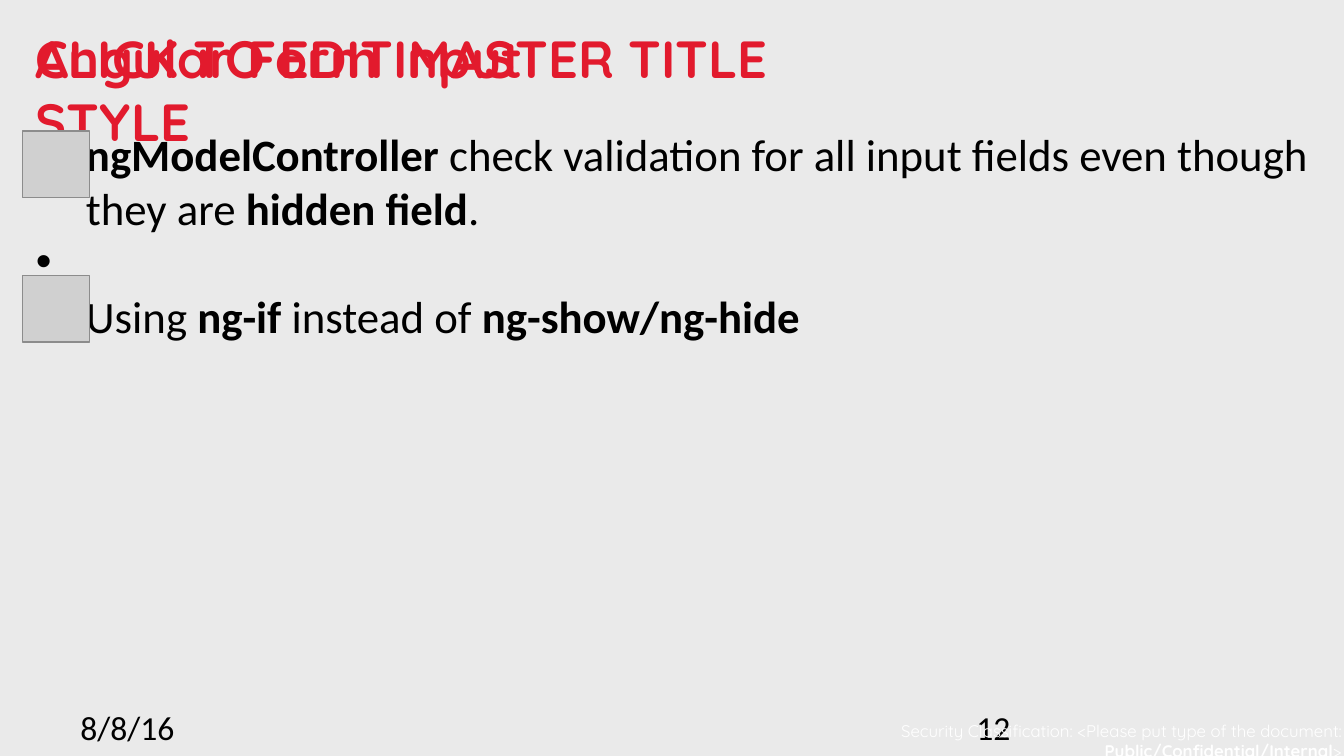
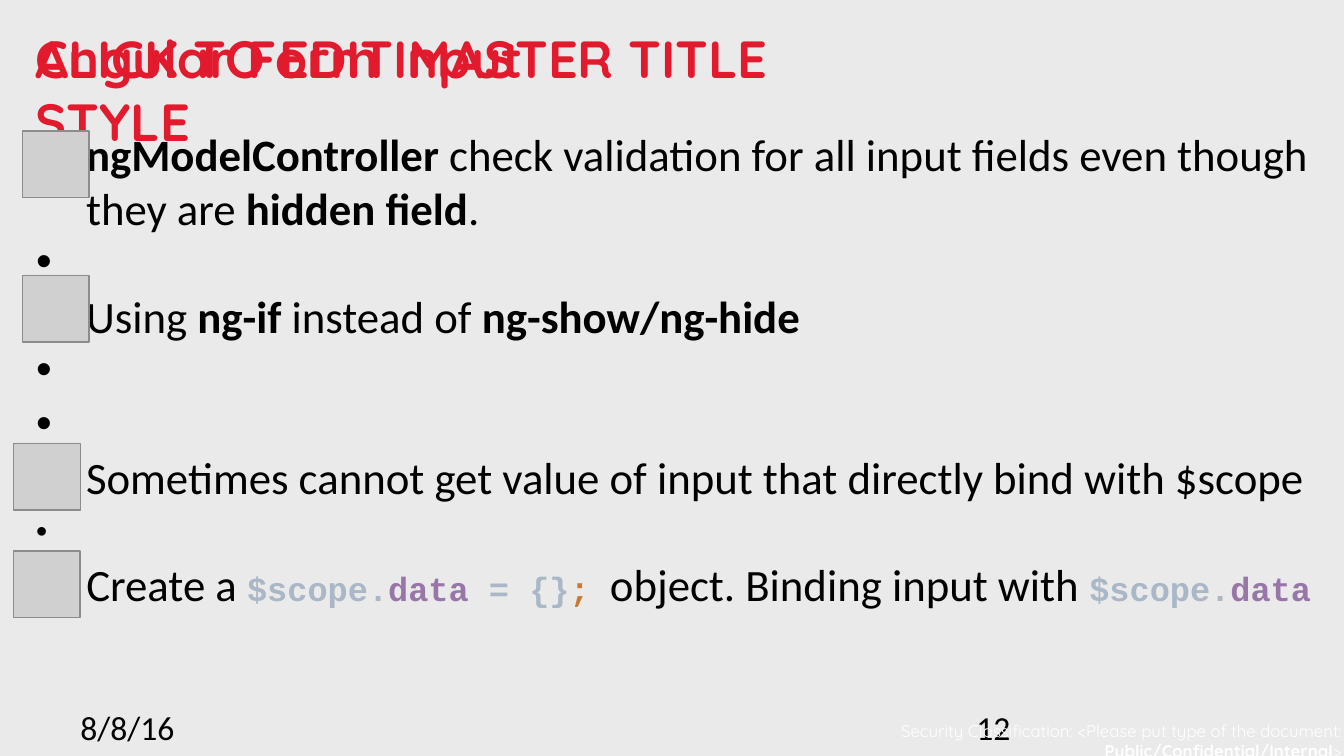
Before and after one commit to nnsan/angular_best_practice, a slide deck: slide 12 of Angular best practice.pptx. Drawn at 1344x756 pixels with LibreOffice and Linux fonts; fonts in the diff are those of the drawing; grey boxes stand for pictures; background and template pictures are left out. Boxes give left, top, right and bottom in pixels: in the first picture for what was removed or moved away, otherwise in the second. Text is boxed around its words. In the diff, an @@ line names an element or a change of style, - is before the commit and + after.

```diff
--- a/Angular best practice.pptx
+++ b/Angular best practice.pptx
@@ picture added at bbox=[13, 444, 81, 511] @@
@@ text at bbox=[86, 463, 1311, 609]: paragraphs added @@
+• Sometimes cannot get value of input that directly bind with $scope
+Create a $scope.data = {}; object. Binding input with $scope.data
@@ picture added at bbox=[13, 551, 81, 618] @@
```
Also in this commit, not shown: 3 other slides changed, 19 other files.
